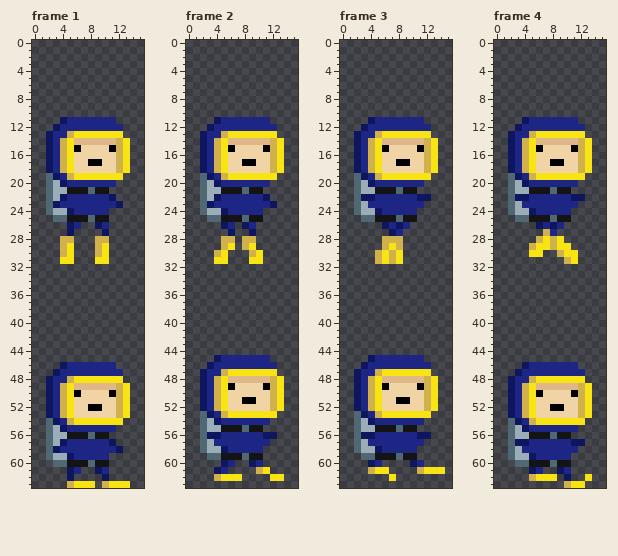
One commit to this pixel-art file: Assets/DeepSeaGame/Content/Art/Texture/Player/AS_Player.aseprite. That is the earlier state.
16x64 pixels, 6 frames. Shown: frame 1, frame 2, frame 3, frame 4. The commit also changed other frames, which this record leaves out.
New version:
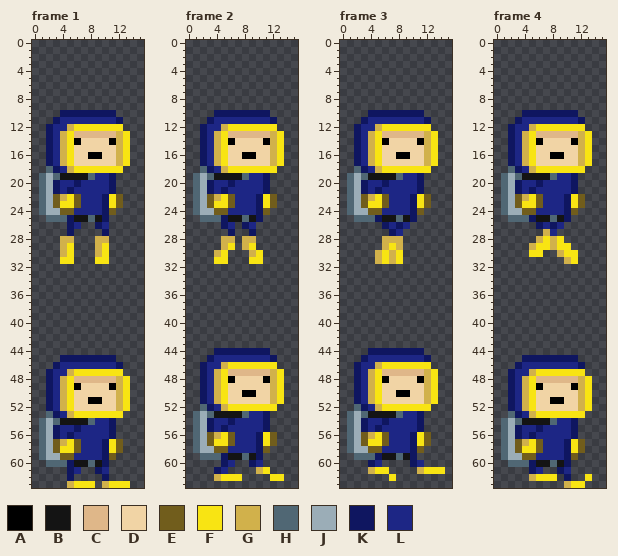
Palette (. is transparent): A #000000  B #141414  C #dfb789  D #f1d4a5  E #715d1c  F #f8e413  G #d1b14b  H #506774  J #9badb7  K #0f1660  L #1d2685
The author wrote: Player arms started
Edits made:
Changed rows in their new state; - is an unchanged pixel.
Frame 1, layers "Swimming", "Grounded":
first column x 1:
10 ---KKKKKKKK--
11 --KL-------K-
12 -KL-GFFFFFFF-
13 ---GFCCCCCCGF
14 -----ADDDDA--
15 -----D----D--
16 -------AA----
17 -------DD----
18 -HKLGFFFFFFF.
19 HJHBBBBHLLK.-
20 HJKL-K----K--
21 HJKLKLLLLLK--
22 HJEGFE---KFE-
23 HJEFFE---KFE-
24 HJ-EE----KE--
25 -H--K----K---
first column x 1:
45 ---KKKKKKKK--
46 --KL-------K-
47 -KL-GFFFFFFF-
48 ---GFCCCCCCGF
49 -----ADDDDA--
50 -----D----D--
51 -------AA----
52 -------DD----
53 -HKLGFFFFFFF.
54 HJHBBBBHLLK.-
55 HJKL-K----K--
56 HJKLKLLLLLK--
57 HJEGFE---KFE-
58 HJEFFE---KFE-
59 HJ-EE----KE--
60 -H--K----K---
Frame 2, layers "Swimming", "Grounded":
first column x 1:
10 ---KKKKKKKK--
11 --KL-------K-
12 -KL-GFFFFFFF-
13 ---GFCCCCCCGF
14 -----ADDDDA--
15 -----D----D--
16 -------AA----
17 -------DD----
18 -HKLGFFFFFFF.
19 HJHBBBBHLLK.-
20 HJKL-K----K--
21 HJKLKLLLLLK--
22 HJEGFE---KFE-
23 HJEFFE---KFE-
24 HJ-EE----KE--
25 -H--K----K---
first column x 1:
44 ---KKKKKKKK--
45 --KL-------K-
46 -KL-GFFFFFFF-
47 ---GFCCCCCCGF
48 -----ADDDDA--
49 -----D----D--
50 -------AA----
51 -------DD----
52 -HKLGFFFFFFF.
53 HJHBBBBHLLK.-
54 HJKL-K----K--
55 HJKLKLLLLLK--
56 HJEGFE---KFE-
57 HJEFFE---KFE-
58 HJ-EE----KE--
59 -H--K----K---
Frame 3, layers "Swimming", "Grounded": the same change as frame 2
Frame 4, layers "Swimming", "Grounded": the same change as frame 1
Changed places in both pictures, as pixel boxes (x1, y1, x2, y2):
changed: (39, 110, 130, 222)
changed: (39, 355, 130, 467)
changed: (193, 110, 284, 222)
changed: (193, 348, 284, 460)
changed: (347, 110, 438, 222)
changed: (347, 348, 438, 460)
changed: (501, 110, 592, 222)
changed: (501, 355, 592, 467)
